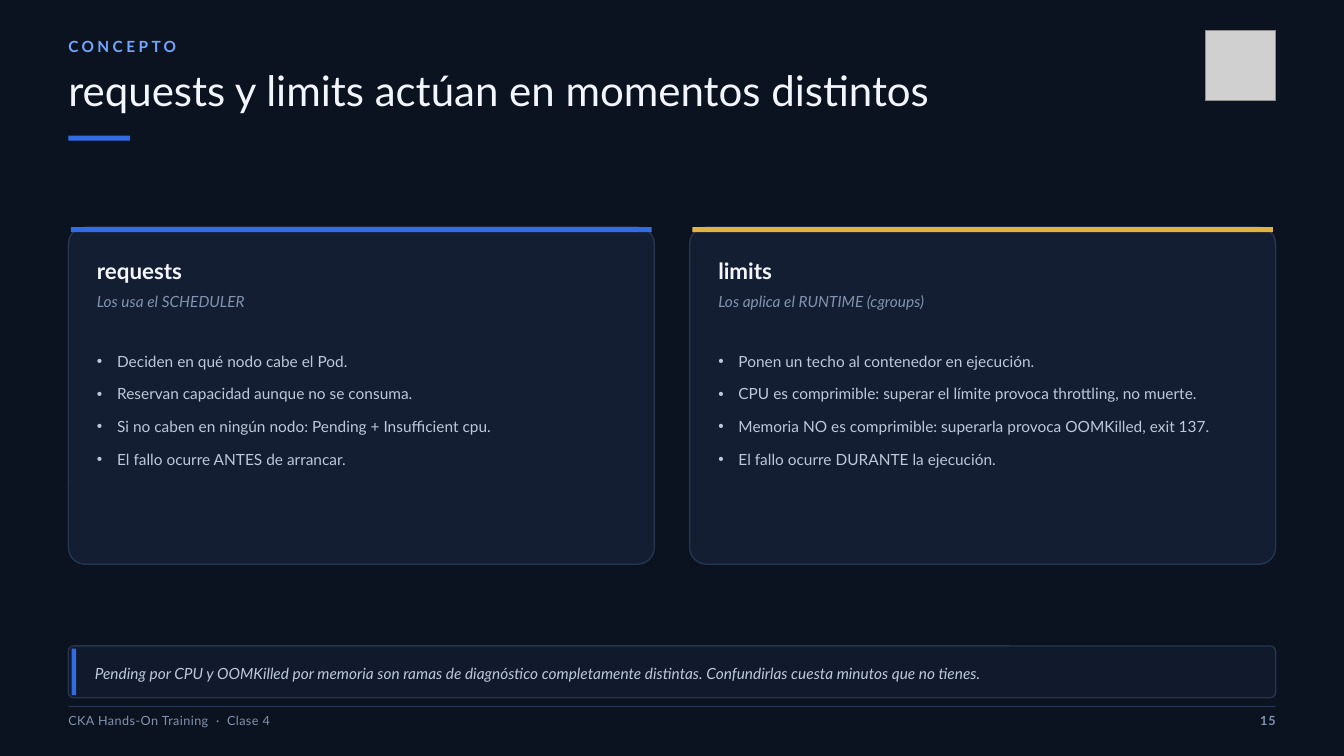
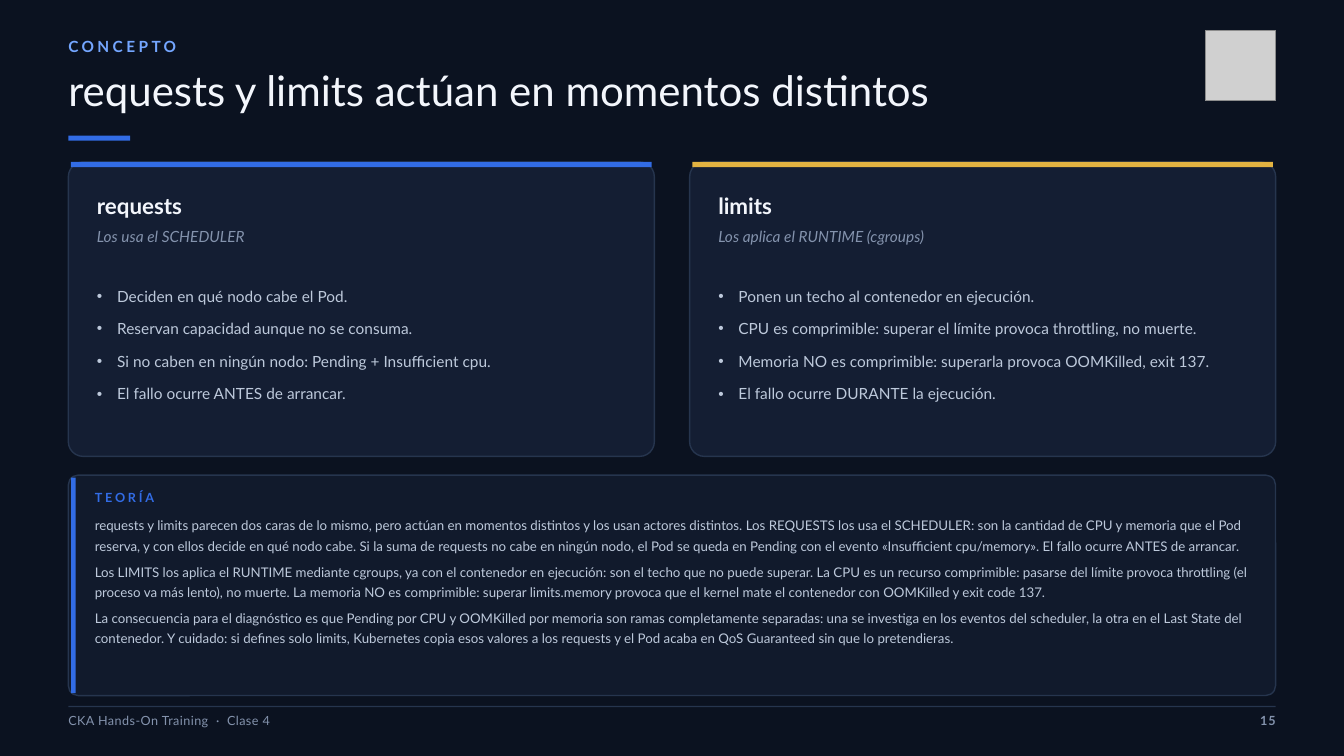
Before and after one commit to brettsacuna/CKA-TRAINING, a slide deck: slide 15 of CLASE-04/01-CLASE-04-CKA.pptx. Drawn at 1344x756 pixels with LibreOffice and Linux fonts; fonts in the diff are those of the drawing; grey boxes stand for pictures. Boxes give left, top, right and bottom in pixels: in the first picture for what was removed or moved away, otherwise in the second. Text is boxed around its words. In the diff, an @@ line names an element or a change of style, - is before the commit and + after.

```diff
--- a/CLASE-04/01-CLASE-04-CKA.pptx
+++ b/CLASE-04/01-CLASE-04-CKA.pptx
@@ rounded rectangle: place and size @@
-rounded rectangle at (69,227,654,564)
+rounded rectangle at (69,162,654,457)
@@ rounded rectangle: place and size @@
-rounded rectangle at (690,227,1275,564)
+rounded rectangle at (690,162,1275,457)
@@ 2 texts, 2 rectangles: place and size @@
-2 texts, 2 rectangles at (71,227,1273,310)
+2 texts, 2 rectangles at (71,162,1273,245)
@@ text "Deciden en qué nodo cabe ...": place and size @@
-text "Deciden en qué nodo cabe ..." at (117,355,491,465)
+text "Deciden en qué nodo cabe ..." at (117,290,491,399)
@@ text "Ponen un techo al contenedor ...": place and size @@
-text "Ponen un techo al contenedor ..." at (738,355,1209,468)
+text "Ponen un techo al contenedor ..." at (738,290,1209,402)
@@ rounded rectangle: place and size @@
-rounded rectangle at (69,646,1276,698)
+rounded rectangle at (69,475,1276,696)
@@ rounded rectangle at (69,475,1276,696): proportions changed @@
@@ rectangle: place and size @@
-rectangle at (72,648,76,695)
+rectangle at (72,478,76,694)
@@ text at (95,491,1247,646): text changed; size 11 to 9.5 pt; italic off @@
-Pending por CPU y OOMKilled por memoria son ramas de diagnóstico completamente distintas. Confundirlas cuesta minutos que no tienes.
+TEORÍA
+requests y limits parecen dos caras de lo mismo, pero actúan en momentos distintos y los usan actores distintos. Los REQUESTS los usa el SCHEDULER: son la cantidad de CPU y memoria que el Pod reserva, y con ellos decide en qué nodo cabe. Si la suma de requests no cabe en ningún nodo, el Pod se queda en Pending con el evento «Insufficient cpu/memory». El fallo ocurre ANTES de arrancar.
+Los LIMITS los aplica el RUNTIME mediante cgroups, ya con el contenedor en ejecución: son el techo que no puede superar. La CPU es un recurso comprimible: pasarse del límite provoca throttling (el proceso va más lento), no muerte. La memoria NO es comprimible: superar limits.memory provoca que el kernel mate el contenedor con OOMKilled y exit code 137.
+La consecuencia para el diagnóstico es que Pending por CPU y OOMKilled por memoria son ramas completamente separadas: una se investiga en los eventos del scheduler, la otra en el Last State del contenedor. Y cuidado: si defines solo limits, Kubernetes copia esos valores a los requests y el Pod acaba en QoS Guaranteed sin que lo pretendieras.
@@ text "TEORÍA" at (95,491,1247,646): vertical alignment middle to top @@
```
Also in this commit, not shown: 5 other slides changed, 14 other files.
